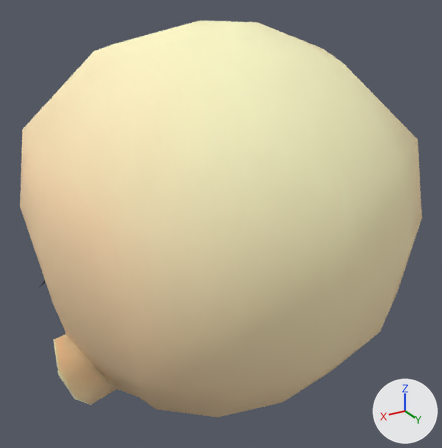
An edit to the glTF model data/chars/head_boy/head_inroom.gltf, drawn before and after from the same camera.
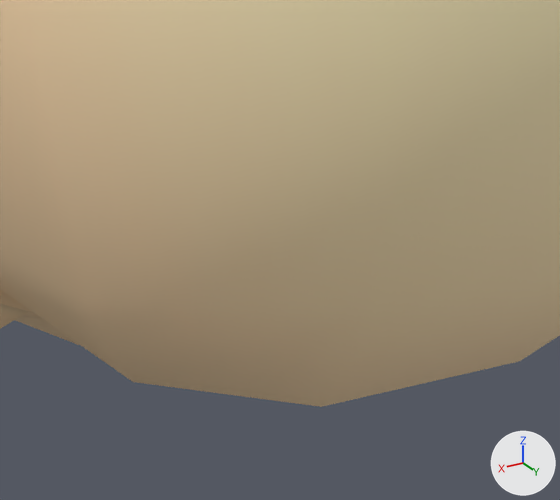
Each version appears first whole from a camera (50 mm lens) standing at (7.51, 12.74, 10.81) and looking at (-0.34, -0.35, 4.26), and next in a close-up on the part from 25% to 67% of the width and 63% to 100% of the height. Every picture has the same lights, and +X, +Y and +Z are marked at lower right. Vertices at the same position are counted once.

Objects in the first close-up: 'head.boy'.
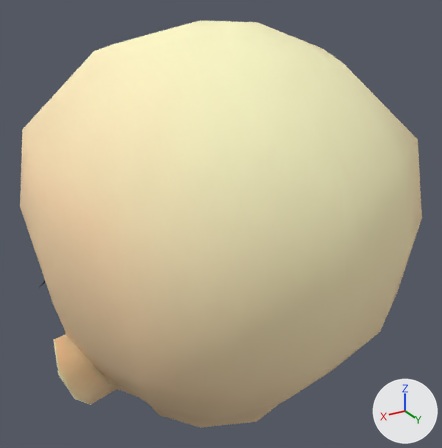
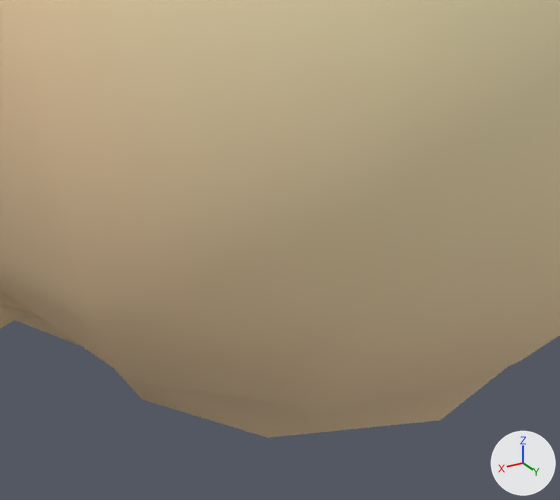
The newer file is also rescaled (x0.0292), turned or shifted as a whole; pictures and numbers use the older file's frame.

What changed in the scene script:
```text
Change me_head_boy:
    used by ob_head_boy; location = (0.0, 0.0, 0.0)
    remove me_head_boy.from_pydata(...)  # 504 vertices, 992 faces; spans x -4.83..4.83, y -5.66..4.99, z -1.81..9.51
    add me_head_boy.from_pydata(...)  # 503 vertices, 992 faces; spans x -4.83..4.83, y -5.66..4.99, z -1.87..9.51
    me_head_boy part 1
    1 vertex is removed from x 0.0, y -4.47, z -0.75
    2 faces are deleted
    6 vertices in x -1.31..1.31, y -1.72..0.8, z -1.66..-0.92 move by (0.0, 0.34, 0.0)
    4 vertices in x -1.37..1.37, y -1.39..1.86, z -1.57..0.19 move by (0.0, 0.35, 0.0)
    19 vertices move from x -1.53..1.53, y -4.51..1.97, z -1.72..0.72 to x -1.86..1.86, y -4.25..2.42, z -1.87..0.72
    2 new faces join them
```

Changed parts and their boxes [x1, y1, x2, y2] in the close-ups (560 x 500 px; the box of a moved part takes in the faces that stretch with it):
'head.boy', reshaped
    before: [0, 0, 560, 407]
    after: [0, 0, 560, 438]
part 1 of me_head_boy, moved or reshaped (not visible before)
    after: [116, 362, 517, 438]
